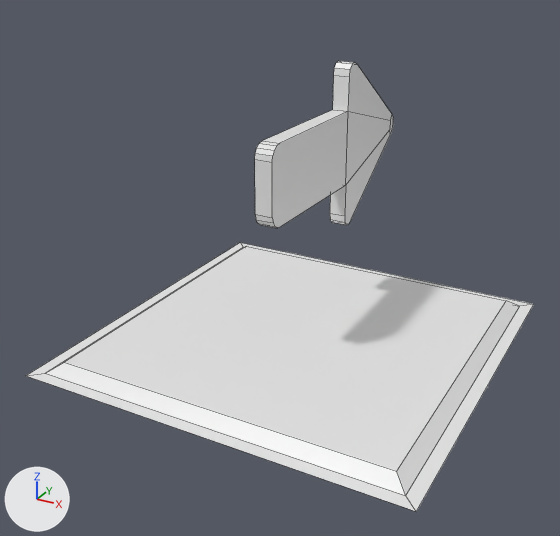
The FBX model Assets/Models/RedirectionTile.fbx, before and after one commit.
Both versions are drawn from a 50 mm camera at (0.831, -1.632, 1.003) aimed at (-0.023, -0.079, 0.226). The lights are fixed; the arrows at lower left show +X, +Y and +Z. Mesh edges are drawn as thin lines.

In view in the first picture: 'RedirectionTile'.
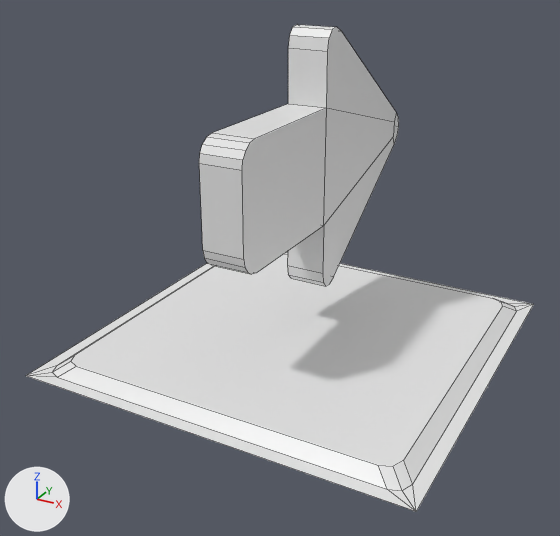
Commit message: Add new tiles

Where the change shows, as pixel boxes (x1, y1, x2, y2) in the pictures (560 x 536 px):
'RedirectionTile', reshaped (8% taller)
    before: (26, 61, 534, 511)
    after: (26, 25, 534, 511)
part 1 of me_cube_002, rebuilt (45% wider, 56% taller)
    before: (255, 61, 393, 228)
    after: (199, 25, 399, 286)
part 2 of me_cube_002, built on
    before: (26, 243, 534, 511)
    after: (26, 252, 534, 511)

Diff of the bpy script that builds the scene:
```diff
--- a/Assets/Models/RedirectionTile.fbx.py
+++ b/Assets/Models/RedirectionTile.fbx.py
@@ me_cube_002 @@
 # used by ob_redirectiontile; location = (0.0, 0.0, 0.0)
-me_cube_002.from_pydata(...)  # 70 vertices, 46 faces; spans x -0.5..0.5, y -0.5..0.538, z 0.0..0.688
+me_cube_002.from_pydata(...)  # 86 vertices, 62 faces; spans x -0.5..0.5, y -0.5..0.508, z 0.0..0.793
+# me_cube_002 part 1: the loose piece of 58 vertices spanning x -0.022..0.022, y -0.197..0.538, z 0.25..0.688 is rebuilt with 58 vertices and now spans x -0.051..0.051, y -0.369..0.508, z 0.144..0.793
+# me_cube_002 part 2
+# 8 vertices are removed from x -0.467..0.467, y -0.467..0.467, z 0.0..0.023
+# 9 faces are deleted
+# 24 vertices are added at x -0.467..0.467, y -0.467..0.467, z 0.0..0.023
+# 25 new faces join them
 me_cube_002.materials.append(mat_material_001)
```
